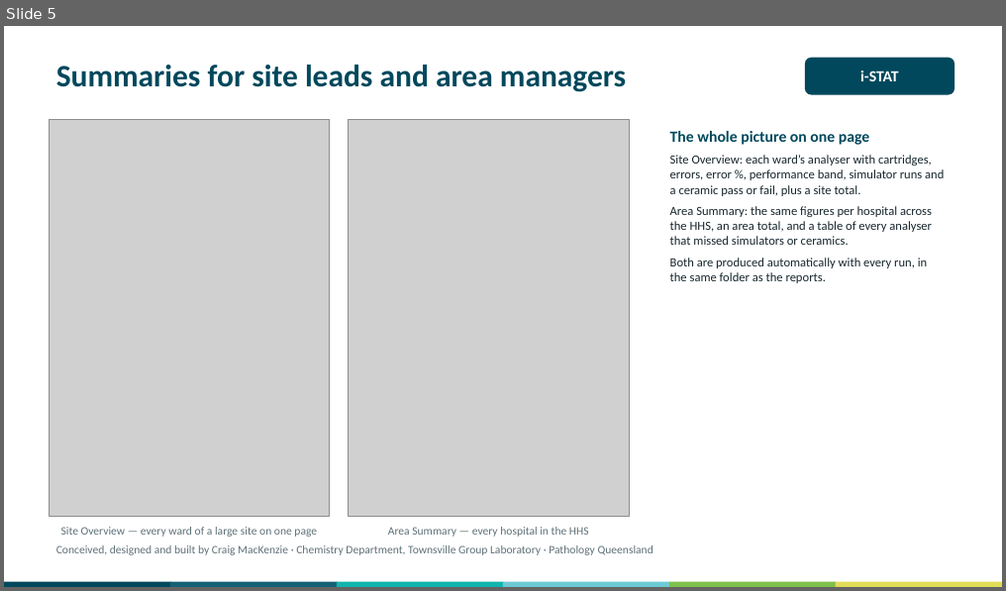
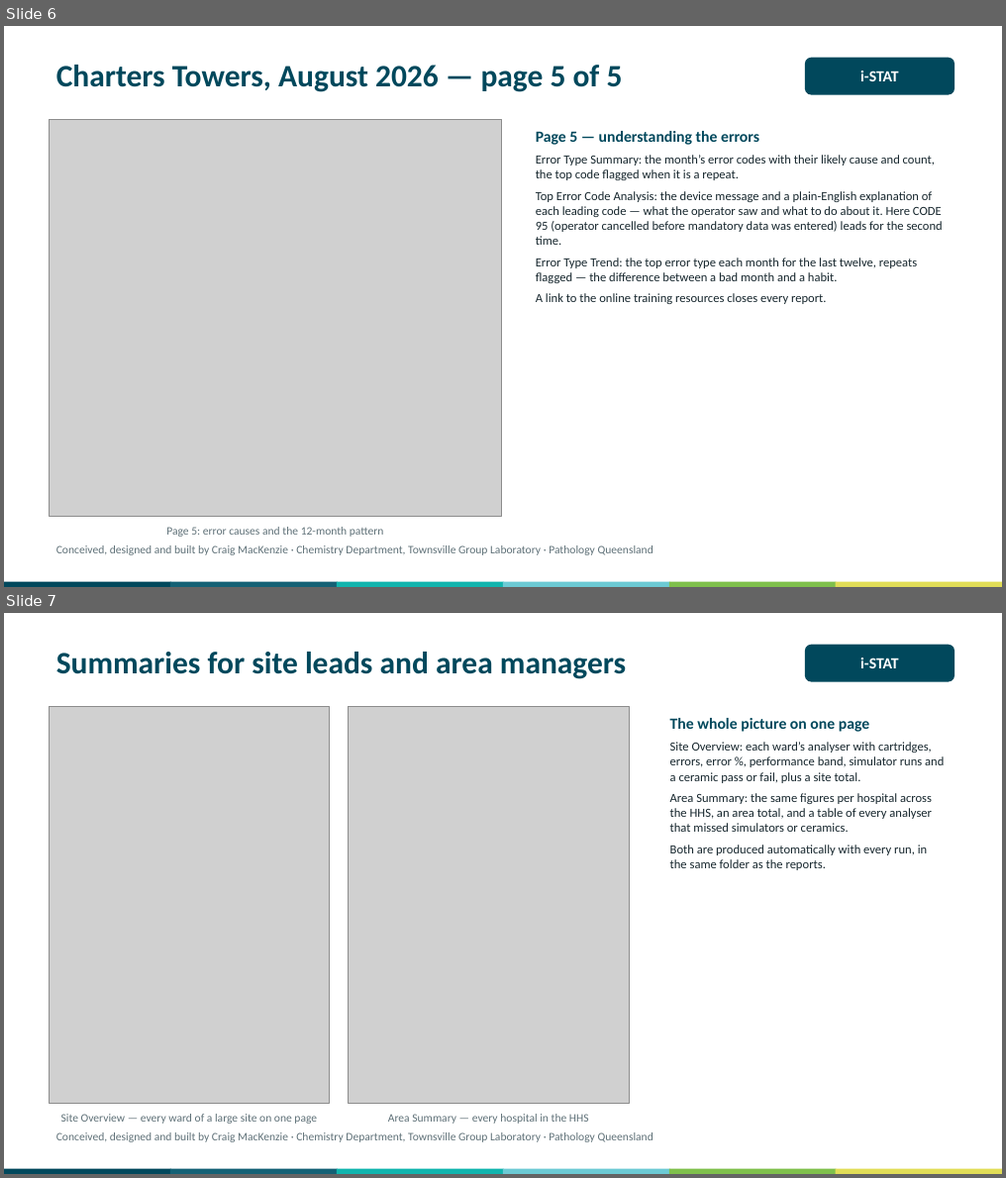
Before and after one commit to swornsealed/Report-app, a slide deck: PQ_Report_Generator_Overview_for_Managers.pptx. Shown one above the other, each under a label of ours: slide 5 before the commit, slides 6 and 7 after it. The pictures are 1006x591 and 1006x1178 pixels, drawn with LibreOffice and Linux fonts; fonts in the diff are those of the drawing; grey boxes stand for pictures. Boxes give left, top, right and bottom in pixels: in the first picture for what was removed or moved away, otherwise in the second. Text is boxed around its words. In the diff, an @@ line names an element or a change of style, - is before the commit and + after.

```diff
--- a/PQ_Report_Generator_Overview_for_Managers.pptx
+++ b/PQ_Report_Generator_Overview_for_Managers.pptx
@@ slide 6 added at (4, 26, 1002, 587), background #FFFFFF @@
@@ text added at (56, 65, 623, 92), 30 pt, text #01485C, bold @@
+Charters Towers, August 2026 — page 5 of 5
@@ rounded rectangle added at (805, 58, 954, 95), fill #01485C, 15 pt, text #FFFFFF, bold @@
+i-STAT
@@ picture added at (49, 120, 502, 516) @@
@@ text added at (536, 131, 943, 304), 12 pt, text #17272E @@
+Page 5 — understanding the errors
+Error Type Summary: the month’s error codes with their likely cause and count, the top code flagged when it is a repeat.
+Top Error Code Analysis: the device message and a plain-English explanation of each leading code — what the operator saw and what to do about it. Here CODE 95 (operator cancelled before mandatory data was entered) leads for the second time.
+Error Type Trend: the top error type each month for the last twelve, repeats flagged — the difference between a bad month and a habit.
+A link to the online training resources closes every report.
@@ text added at (166, 527, 384, 537), 11 pt, text #5F7178 @@
+Page 5: error causes and the 12-month pattern
@@ text added at (56, 546, 653, 556), 11 pt, text #5F7178 @@
+Conceived, designed and built by Craig MacKenzie · Chemistry Department, Townsville Group Laboratory · Pathology Queensland
@@ rectangle added at (4, 582, 171, 587), fill #01485C @@
@@ rectangle added at (170, 582, 338, 587), fill #146175 @@
@@ rectangle added at (337, 582, 503, 587), fill #11B5AE @@
@@ rectangle added at (503, 582, 670, 587), fill #6CCAD4 @@
@@ rectangle added at (669, 582, 837, 587), fill #7FC04C @@
@@ rectangle added at (836, 582, 1002, 587), fill #E1DD57 @@
@@ what was slide 5 is now slide 7 @@
```
Also in this commit, not shown: 1 slide changed, 1 other slide added, 4 other files.
